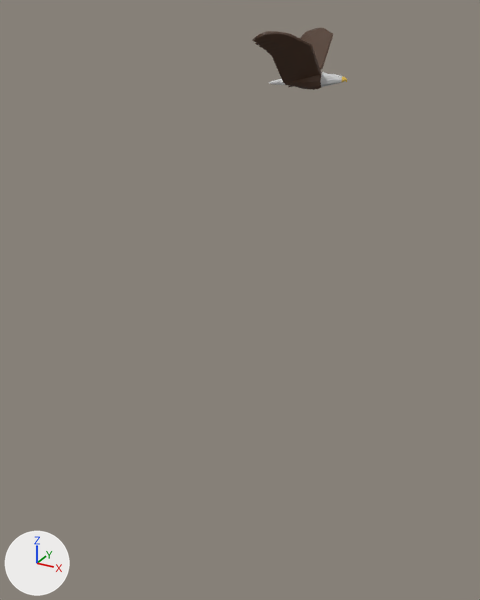
The glTF model models/eagle.glb, before and after one commit.
Rendered twice from a 50 mm camera at (0.72, -1.878, 1.15) aimed at (-0.054, -0.47, 0.446). The lights are fixed; the arrows at lower left show +X, +Y and +Z. Where no turn or scale is listed for an object, it has been applied to the vertices. Vertices at the same position are counted once.
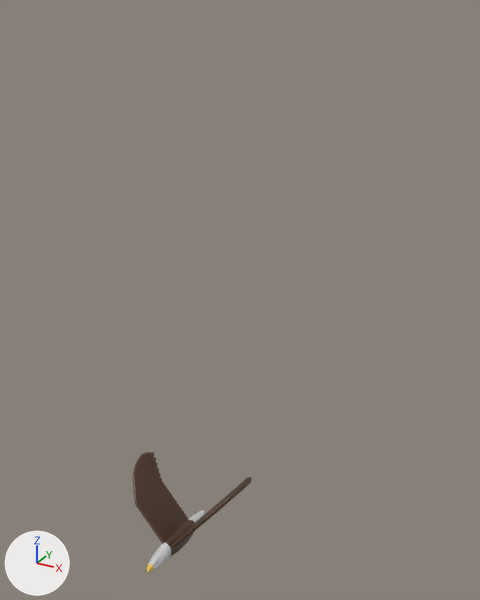
Where the newer file only moved an object's origin or applied its transform, the numbers keep the older frame.

Scene script edits in JSON lines:
```json
{"block": "me_plane", "where": "me_plane.from_pydata(...)  # 312 vertices, 620 faces; spans x -46.2..7.3, y -2.9..1.8, z -2.3..2.3"}
{"block": "me_plane", "where": "# used by ob_plane; location = (0.0, 0.0, 0.964); rotation_euler = (1.571, 0.0, 0.0), in degrees (90, 0, 0); scale = (0.00463, 0.0106, 0.0106)"}
{"block": "me_plane", "change": "me_plane part 1: the whole mesh is multiplied about its middle by the matrix ((0.0, 0.0, -0.005), (-0.005, 0.0, 0.0), (0.0, 0.005, 0.0)), then moved by (19.5, -0.3, 0.0)"}
{"block": "me_plane_001", "where": "me_plane_001.from_pydata(...)  # 438 vertices, 872 faces; spans x -0.091..0.058, y -0.148..0.013, z -0.023..0.124"}
{"block": "me_plane_001", "where": "# used by ob_plane_001; location = (-0.1, -0.013, 0.969)"}
{"block": "me_plane_001", "change": "me_plane_001 part 2: the whole mesh is multiplied about its middle by the matrix ((-0.064, 0.995, 0.022), (-1.052, 0.037, 0.106), (-0.075, -0.036, 0.987)), then moved by (0.04, -0.763, -0.959)"}
{"block": "me_plane_002", "where": "me_plane_002.from_pydata(...)  # 438 vertices, 872 faces; spans x -0.099..0.056, y -0.016..0.139, z -0.033..0.131"}
{"block": "me_plane_002", "where": "# used by ob_plane_002; location = (-0.1, 0.017, 0.965)"}
{"block": "me_plane_002", "change": "me_plane_002 part 3: the whole mesh is multiplied about its middle by the matrix ((0.234, 0.975, -0.075), (-1.162, 0.153, 0.164), (-0.182, 0.058, 0.952)), then moved by (0.189, -0.9, -0.96)"}
{"op": "set", "path": "ob_plane.rotation_euler", "old": "(1.571, 0.0, 0.0)", "new": "(0.0, 0.0, 0.0)", "note": "degrees (90, 0, 0) -> degrees (0, 0, 0)"}
{"op": "set", "path": "ob_plane.scale", "old": "(0.00463, 0.0106, 0.0106)", "new": "(1.0, 1.0, 1.0)"}
{"op": "set", "path": "ob_plane.location", "old": "(0.0, 0.0, 0.964)", "new": "(0.0, 0.0, 0.0)"}
```

What differs and where, as boxes [x1, y1, x2, y2] in the pictures (480 x 600 px):
```json
{"object": "Plane.001", "change": "reshaped", "before": [252, 31, 321, 84], "after": [133, 452, 188, 544], "on screen": "20% narrower, 72% taller"}
{"object": "Plane", "change": "reshaped, moved, turned, rescaled", "before": [269, 72, 347, 90], "after": [147, 510, 205, 572]}
{"object": "Plane.002", "change": "reshaped", "before": [288, 28, 333, 88], "after": [171, 477, 252, 548], "on screen": "78% wider, 18% taller"}
```
